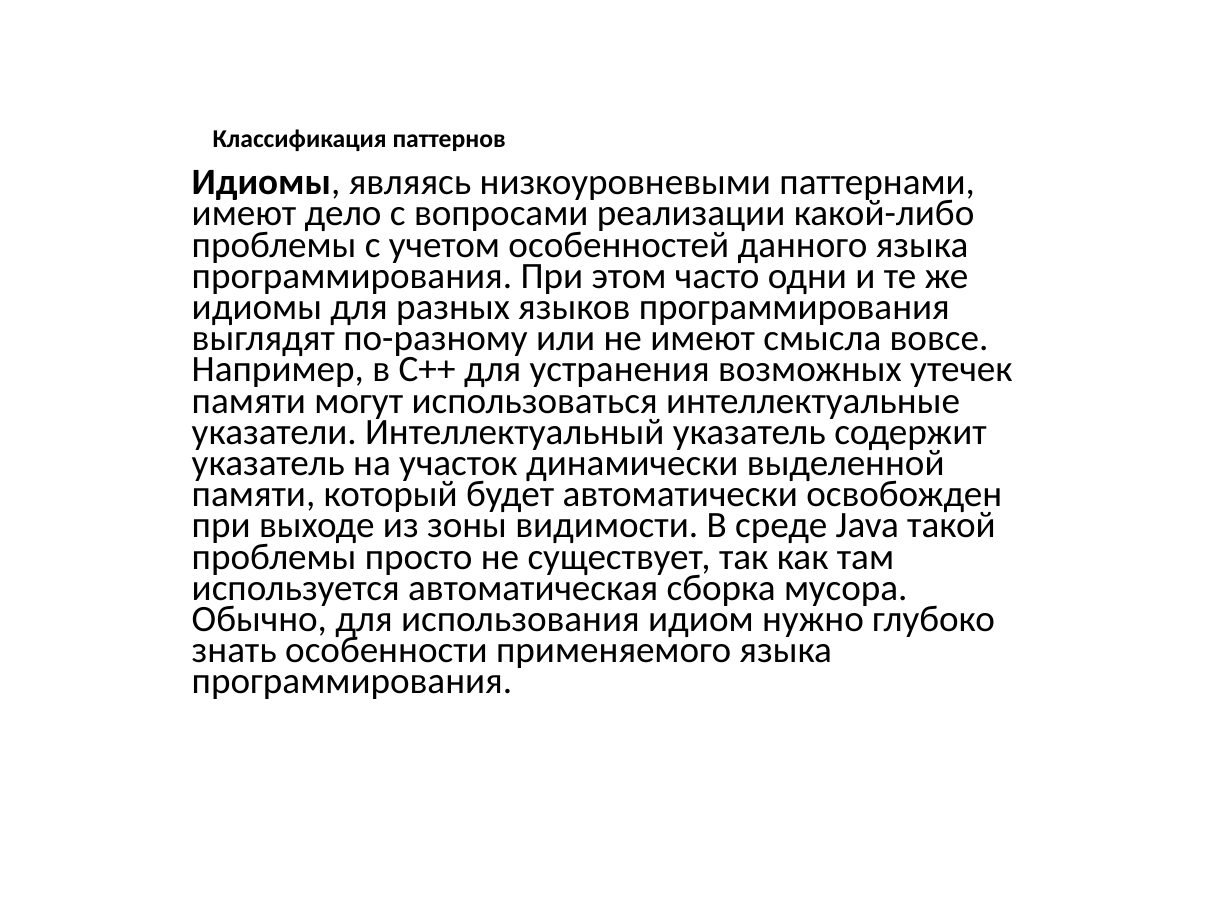
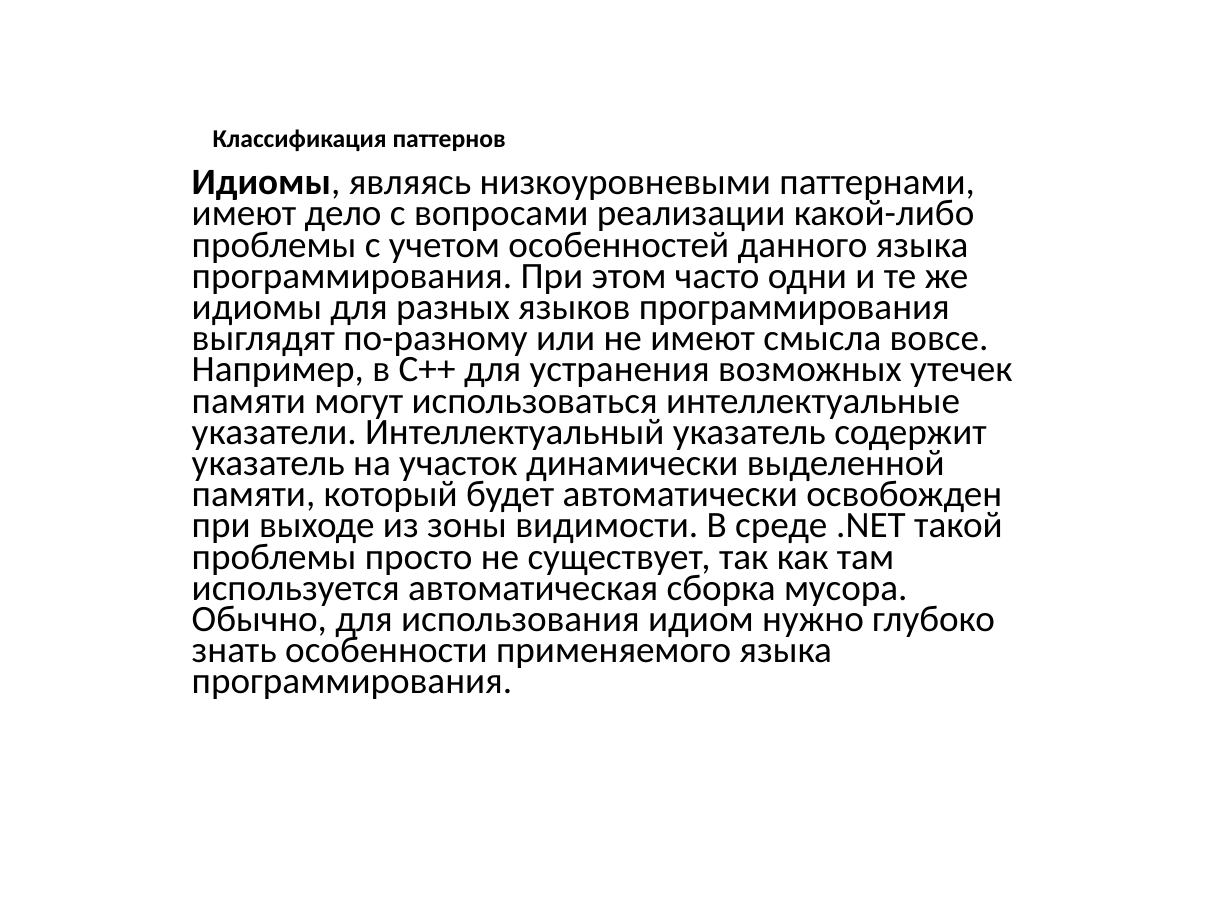
Before and after one commit to pelipas/OOP, a slide deck: slide 10 of Lecture_13_OOP_new.pptx. Drawn at 1232x924 pixels with LibreOffice and Linux fonts; fonts in the diff are those of the drawing. Boxes give left, top, right and bottom in pixels: in the first picture for what was removed or moved away, otherwise in the second. Text is boxed around its words. In the diff, an @@ line names an element or a change of style, - is before the commit and + after.

```diff
--- a/Lecture_13_OOP_new.pptx
+++ b/Lecture_13_OOP_new.pptx
@@ text at [192,170,1012,699]: text changed @@
-Идиомы, являясь низкоуровневыми паттернами, имеют дело с вопросами реализации какой-либо проблемы с учетом особенностей данного языка программирования. При этом часто одни и те же идиомы для разных языков программирования выглядят по-разному или не имеют смысла вовсе. Например, в C++ для устранения возможных утечек памяти могут использоваться интеллектуальные указатели. Интеллектуальный указатель содержит указатель на участок динамически выделенной памяти, который будет автоматически освобожден при выходе из зоны видимости. В среде Java такой проблемы просто не существует, так как там используется автоматическая сборка мусора. Обычно, для использования идиом нужно глубоко знать особенности применяемого языка программирования.
+Идиомы, являясь низкоуровневыми паттернами, имеют дело с вопросами реализации какой-либо проблемы с учетом особенностей данного языка программирования. При этом часто одни и те же идиомы для разных языков программирования выглядят по-разному или не имеют смысла вовсе. Например, в C++ для устранения возможных утечек памяти могут использоваться интеллектуальные указатели. Интеллектуальный указатель содержит указатель на участок динамически выделенной памяти, который будет автоматически освобожден при выходе из зоны видимости. В среде .NET такой проблемы просто не существует, так как там используется автоматическая сборка мусора. Обычно, для использования идиом нужно глубоко знать особенности применяемого языка программирования.
```
Also in this commit, not shown: 3 other slides changed, 13 slides added, 4 other files.
